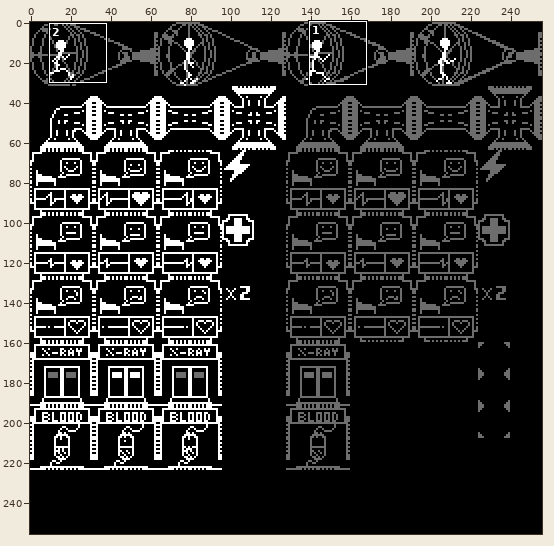
Sprite sheet, stored at resources/sisyphus-full-spritesheet-export.png. Above, an overview of the earlier version with the close-up marked.
Close-up. Before the edit:
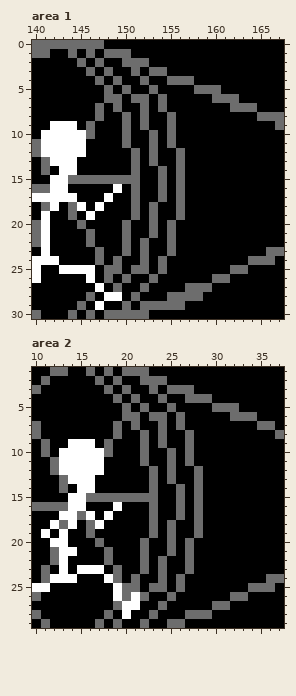
The file is 256x256 pixels. Shown: area 1: x 140..167, y 0..30; area 2: x 10..37, y 1..29.
After:
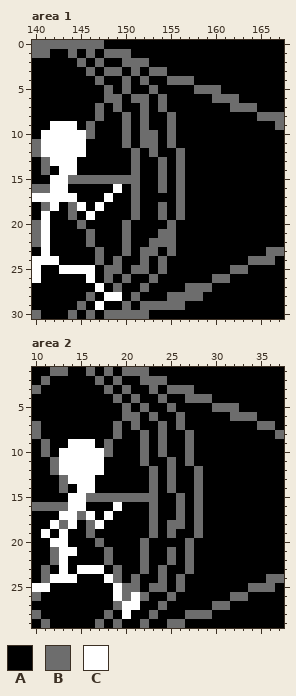
Palette (. is transparent): A #000000  B #6d6d6d  C #ffffff
Edits made:
Area 1:
y 3: x 149 A -> B
y 4: x 149..150 BA -> AB
y 10..11: x 152 A -> B
y 13: x 153..154 BA -> AB
y 17: x 154 B -> A
y 18..19: x 153..154 BA -> AB
y 20: x 153 B -> A
y 21: x 153..154 BA -> AB
y 22: x 152..154 BAA -> ABB
y 23: x 153 A -> B
Area 2:
y 6: x 24 B -> A
y 10: x 24..25 AB -> BA
y 14: x 25..26 AB -> BA
y 18: x 26 A -> B
y 20: x 25 B -> A
y 22: x 24..25 BA -> AB
